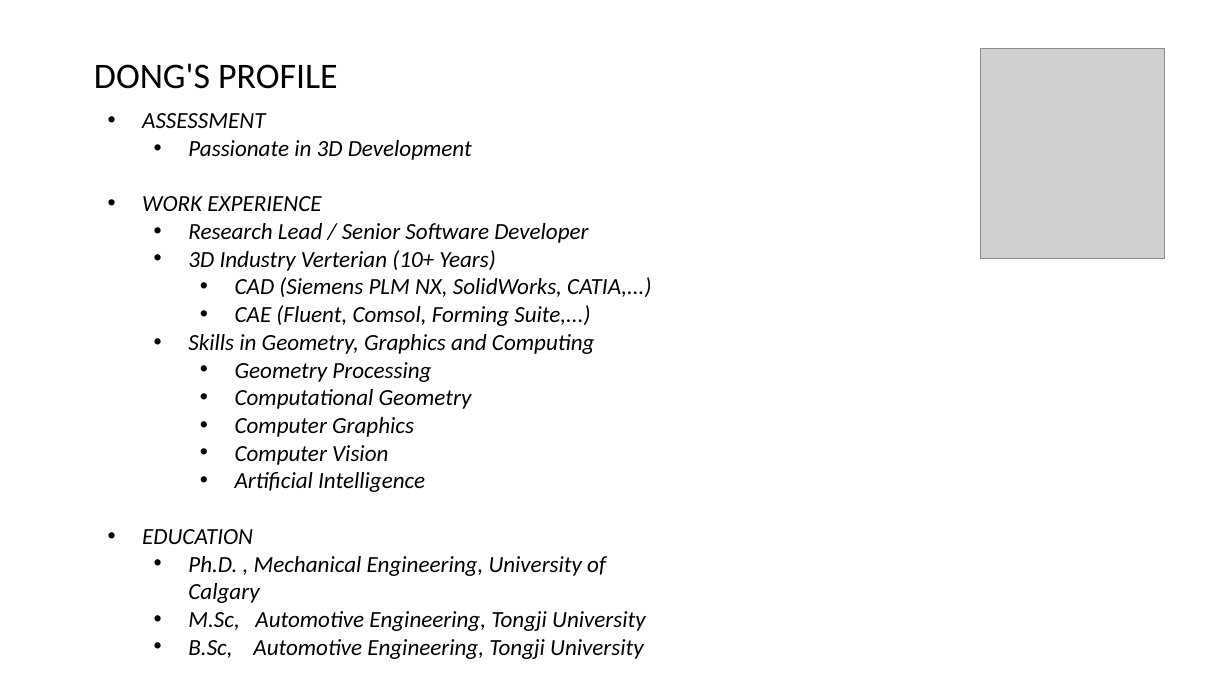
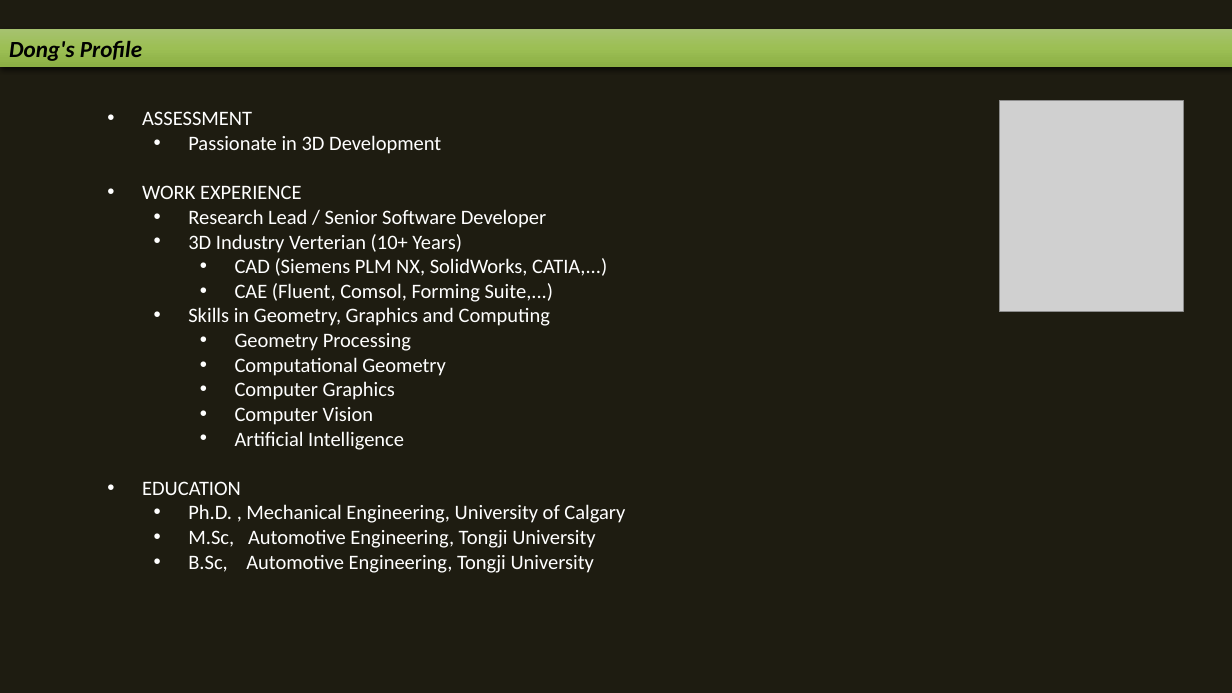
Before and after one commit to dongzgh/visplayer, a slide deck: slide 1 of docs/products/business_plan_profile.pptx. Drawn at 1232x693 pixels with LibreOffice and Linux fonts; fonts in the diff are those of the drawing; grey boxes stand for pictures. Boxes give left, top, right and bottom in pixels: in the first picture for what was removed or moved away, otherwise in the second. Text is boxed around its words. In the diff, an @@ line names an element or a change of style, - is before the commit and + after.

```diff
--- a/docs/products/business_plan_profile.pptx
+++ b/docs/products/business_plan_profile.pptx
@@ background #FFFFFF to #1E1C11 @@
@@ rectangle "Dong's Profile": place and size @@
-rectangle "Dong's Profile" at [94,63,338,89]
+rectangle "Dong's Profile" at [0,30,1232,67]
@@ rectangle "Dong's Profile" at [0,30,1232,67]: fill none to gradient #A6C36F to #9DC054 to #8DB045; shadow on @@
@@ text in rectangle at [9,41,142,61]: text changed; size 28 to 18 pt; bold on; italic on @@
-DONG'S PROFILE
+Dong's Profile
@@ text "ASSESSMENT" at [142,111,625,573]: size 18 to 16 pt, text colour #000000 to #FFFFFF, italic off @@
@@ picture: place and size @@
-picture at [981,48,1165,259]
+picture at [999,101,1183,311]
```
Also in this commit, not shown: 3 other files.
